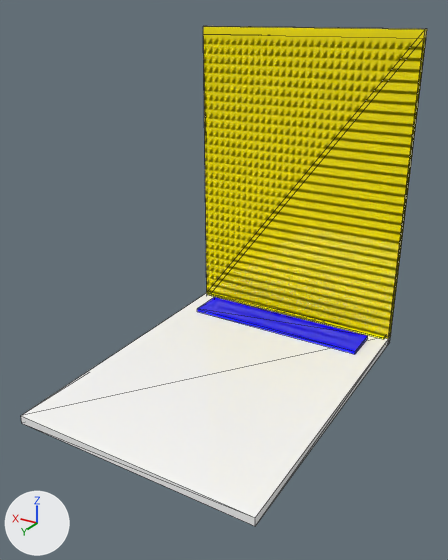
Before and after pictures for a commit that changed the OBJ model frontend/public/signs/Bản hiệu LED viền sáng mặt 60 x 80.obj.
Camera for both pictures: a 50 mm lens placed at (-0.393, 1.566, 0.853), pointed at (0.281, 0.441, 0.291). Lighting does not change. The marker at lower left points along +X, +Y and +Z. The picture after the commit comes second. Mesh edges are drawn as thin lines. Where no turn or scale is listed for an object, it has been applied to the vertices. Vertices at exactly the same position are counted once.

Names of what the first picture shows: 'ban_hieu_led_vien_sang_mat_60_x_80'.
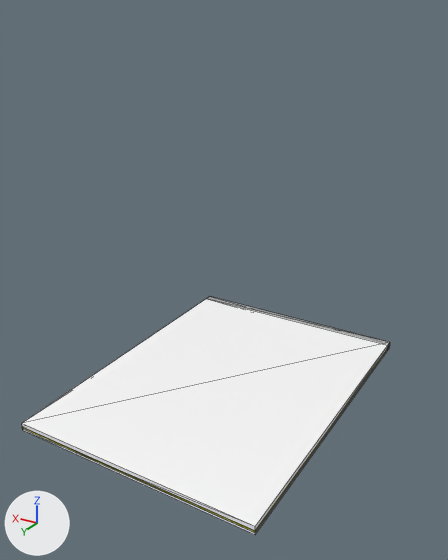
What differs and where, as boxes [x1, y1, x2, y2] in the pictures (448 x 560 px):
'ban_hieu_led_vien_sang_mat_60_x_80', reshaped (9% narrower, 52% shorter)
    before: [21, 26, 427, 526]
    after: [22, 297, 390, 535]
part 1 of me_ban_hieu_led_vien_sang_mat_60_x_80, added
    after: [22, 349, 387, 532]
part 2 of me_ban_hieu_led_vien_sang_mat_60_x_80, deleted
    before: [207, 292, 385, 339]
part 3 of me_ban_hieu_led_vien_sang_mat_60_x_80, deleted (blue)
    before: [197, 297, 368, 354]
part 4 of me_ban_hieu_led_vien_sang_mat_60_x_80, cut back
    before: [21, 26, 427, 526]
    after: [22, 299, 390, 535]

The edits, one by one:
Material 'Mat_ff0000' (mat_mat_ff0000) is new.
Its base color is (1.0, 0.0, 0.0) (red #ff0000).
Its roughness is 0.0.
me_ban_hieu_led_vien_sang_mat_60_x_80 is used by ob_ban_hieu_led_vien_sang_mat_60_x_80; location (0.0, 0.0, 0.0).
me_ban_hieu_led_vien_sang_mat_60_x_80 had 36 vertices, 60 faces and spanned x 0.0..0.6, y 0.0..0.8, z 0.0..0.82.
me_ban_hieu_led_vien_sang_mat_60_x_80 now has 28 vertices, 48 faces and spans x 0.0..0.6, y 0.0..0.8, z -0.03..0.0.
me_ban_hieu_led_vien_sang_mat_60_x_80 part 1: a new loose piece, a box spanning x 0.0..0.6, y 0.0..0.8, z -0.015..-0.01, in mat_mat_ffff00 (yellow #ffff00).
me_ban_hieu_led_vien_sang_mat_60_x_80 part 2: the loose piece of 8 vertices spanning x 0.01..0.59, y 0.01..0.03, z 0.02..0.025 is deleted.
me_ban_hieu_led_vien_sang_mat_60_x_80 part 3: the loose piece of 8 vertices spanning x 0.05..0.55, y 0.05..0.15, z 0.02..0.03 is deleted.
Part 4, on me_ban_hieu_led_vien_sang_mat_60_x_80:
14 vertices are removed from x 0.0..0.6, y 0.0..0.8, z 0.02..0.82.
34 faces are deleted.
6 new vertices lie (0.0, 0.0, -0.02) away from vertices in x 0.0..0.6, y 0.0..0.8, z 0.0.
10 new faces join them, mat_mat_808080 (grey #bcbcbc).
12 new faces join them, mat_mat_ffffff (white #ffffff).
Other edits to the shape of me_ban_hieu_led_vien_sang_mat_60_x_80 do not show in these pictures.
me_ban_hieu_led_vien_sang_mat_60_x_80 no longer uses material mat_mat_0000ff (blue #0000ff).
me_ban_hieu_led_vien_sang_mat_60_x_80 no longer uses material mat_mat_ffd700 (yellow #ffed00).
me_ban_hieu_led_vien_sang_mat_60_x_80 gains material mat_mat_ff0000 (red #ff0000).
